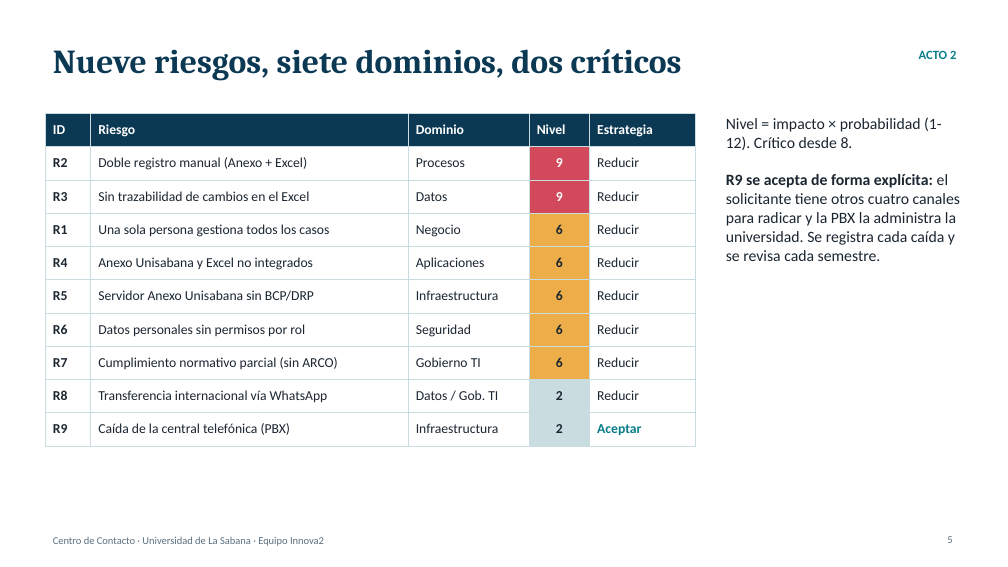
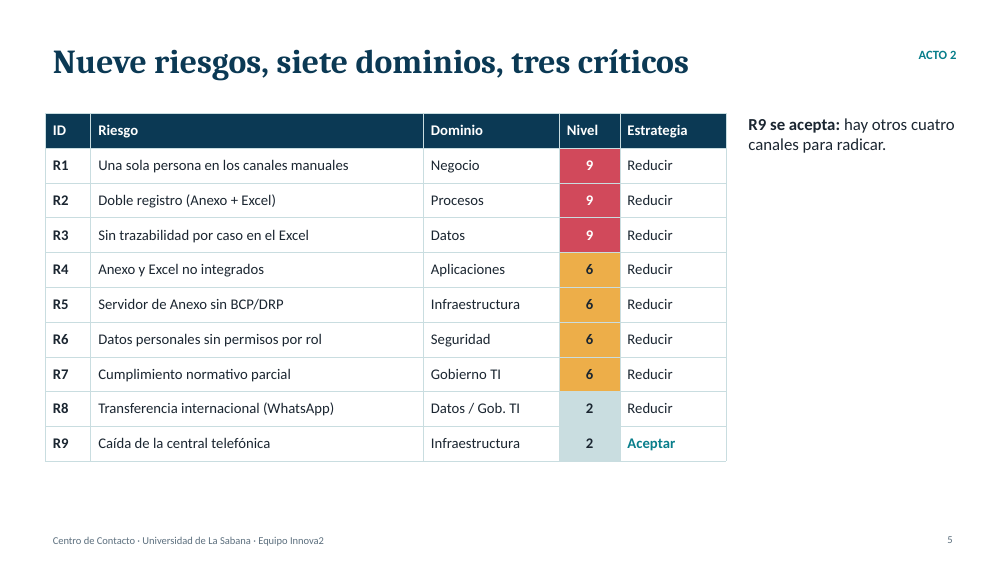
Before and after one commit to N1kxo/AREM-Innova2-JohannaMolina, a slide deck: slide 5 of 09-presentacion-final/presentacion.pptx. Drawn at 1008x567 pixels with LibreOffice and Linux fonts; fonts in the diff are those of the drawing. Boxes give left, top, right and bottom in pixels: in the first picture for what was removed or moved away, otherwise in the second. Text is boxed around its words. In the diff, an @@ line names an element or a change of style, - is before the commit and + after.

```diff
--- a/09-presentacion-final/presentacion.pptx
+++ b/09-presentacion-final/presentacion.pptx
@@ title at [53, 49, 689, 81]: text changed @@
-Nueve riesgos, siete dominios, dos críticos
+Nueve riesgos, siete dominios, tres críticos
@@ table at [45, 113, 726, 455] @@
-row 2: R2 | Doble registro manual (Anexo + Excel) | Procesos | 9 | Reducir
+row 2: R1 | Una sola persona en los canales manuales | Negocio | 9 | Reducir
-row 3: R3 | Sin trazabilidad de cambios en el Excel | Datos | 9 | Reducir
+row 3: R2 | Doble registro (Anexo + Excel) | Procesos | 9 | Reducir
-row 4: R1 | Una sola persona gestiona todos los casos | Negocio | 6 | Reducir
+row 4: R3 | Sin trazabilidad por caso en el Excel | Datos | 9 | Reducir
-row 5, column 2: Anexo Unisabana y Excel no integrados
+row 5, column 2: Anexo y Excel no integrados
-row 6, column 2: Servidor Anexo Unisabana sin BCP/DRP
+row 6, column 2: Servidor de Anexo sin BCP/DRP
-row 8, column 2: Cumplimiento normativo parcial (sin ARCO)
+row 8, column 2: Cumplimiento normativo parcial
-row 9, column 2: Transferencia internacional vía WhatsApp
+row 9, column 2: Transferencia internacional (WhatsApp)
-row 10, column 2: Caída de la central telefónica (PBX)
+row 10, column 2: Caída de la central telefónica
@@ fill #EDAE49 to #D1495B in row 4, column 4 @@
@@ size 13 to 14 pt in "ID", "Riesgo", "Dominio", "Nivel" and 31 more places @@
@@ table: place and size @@
-table at [45, 113, 696, 439]
+table at [45, 113, 726, 455]
@@ text at [748, 118, 955, 153]: text changed; size 15 to 16 pt @@
-Nivel = impacto × probabilidad (1-12). Crítico desde 8.
-R9 se acepta de forma explícita: el solicitante tiene otros cuatro canales para radicar y la PBX la administra la universidad. Se registra cada caída y se revisa cada semestre.
+R9 se acepta: hay otros cuatro canales para radicar.
```
Also in this commit, not shown: 9 other slides changed, 17 other files.
